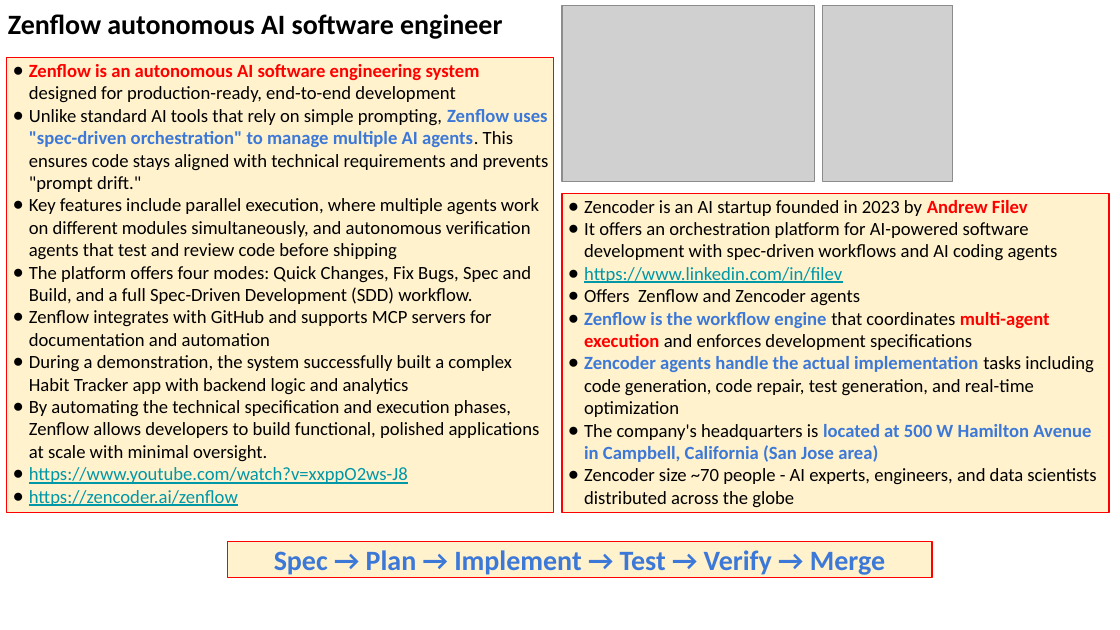
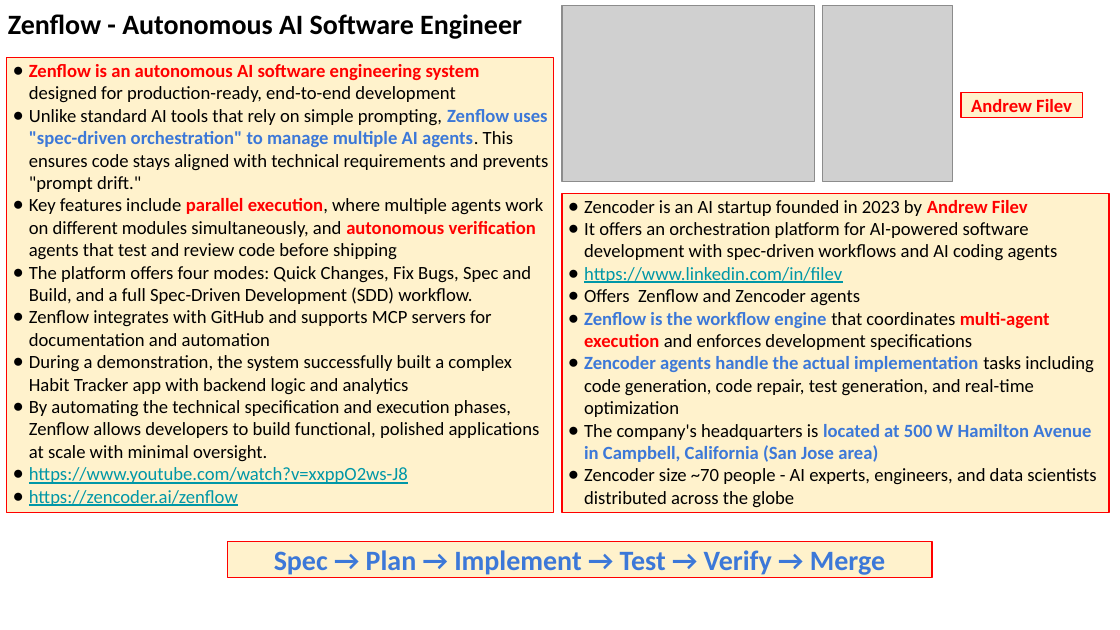
Before and after one commit to lselector/seminar, a slide deck: slide 20 of 2026/2026-01-30-AI-Updates.pptx (slide 19 before the commit). Drawn at 1120x630 pixels with LibreOffice and Linux fonts; fonts in the diff are those of the drawing; grey boxes stand for pictures. Boxes give left, top, right and bottom in pixels: in the first picture for what was removed or moved away, otherwise in the second. Text is boxed around its words. In the diff, an @@ line names an element or a change of style, - is before the commit and + after.

```diff
--- a/2026/2026-01-30-AI-Updates.pptx
+++ b/2026/2026-01-30-AI-Updates.pptx
@@ text at box(8, 14, 522, 39): text changed @@
-Zenflow autonomous AI software engineer
+Zenflow - Autonomous AI Software Engineer
@@ rectangle added at box(961, 92, 1082, 116), fill #FFF2CC, outline #FF0000 0.75 pt, 12 pt, text #FF0000, bold @@
+Andrew Filev
@@ text in rectangle at box(29, 198, 543, 260): text colour #000000 to #FF0000, bold on in "parallel execution, autonomous verification" @@
```
Also in this commit, not shown: 18 other slides changed, 1 slide added.
